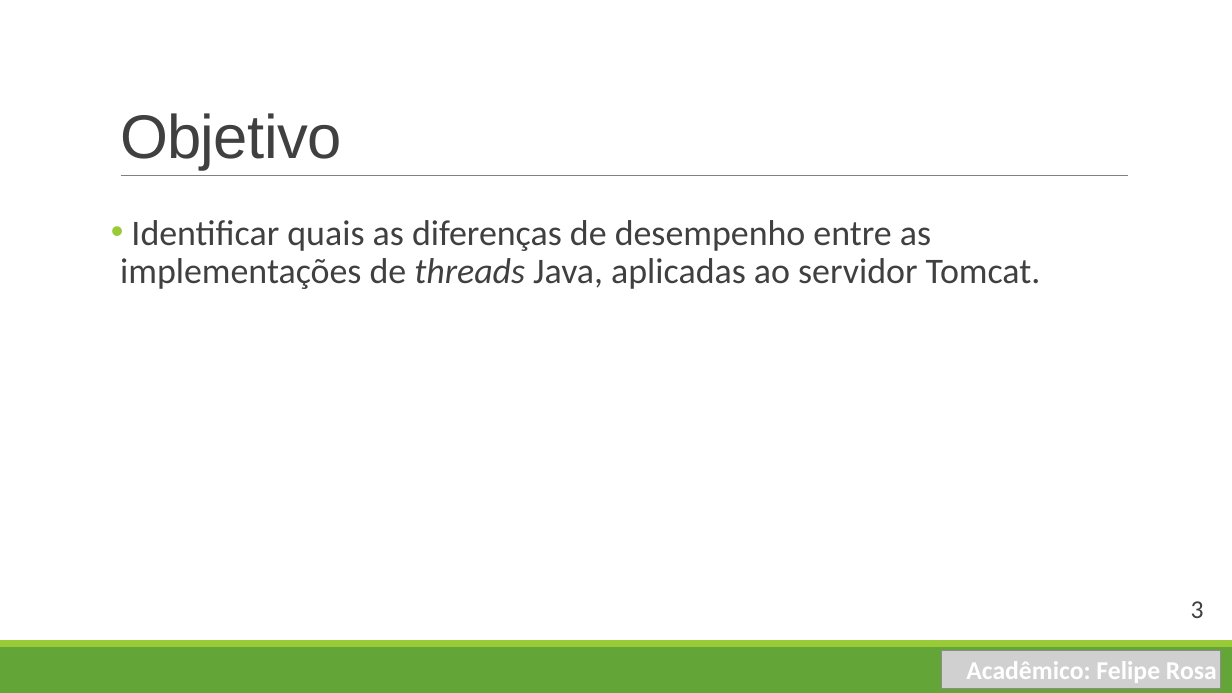
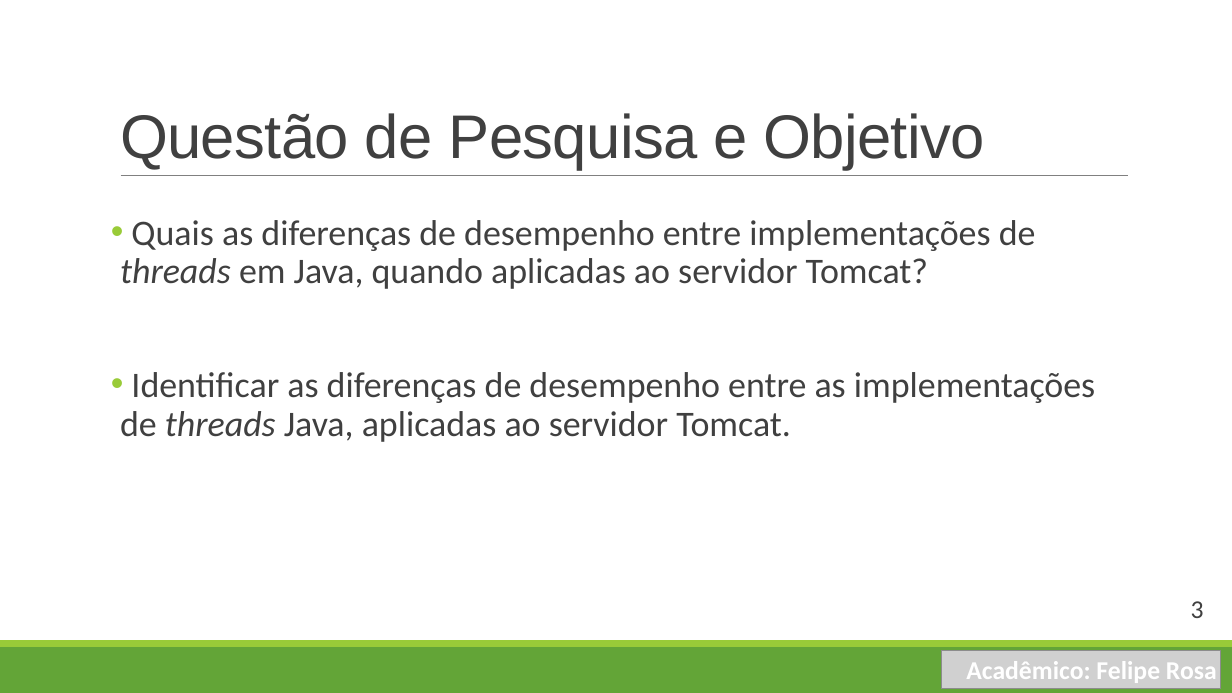
Before and after one commit to felpesrosa/tcc, a slide deck: slide 4 of Apresentação TCC - Felipe Rosa v2.pptx. Drawn at 1232x693 pixels with LibreOffice and Linux fonts; fonts in the diff are those of the drawing; grey boxes stand for pictures. Boxes give left, top, right and bottom in pixels: in the first picture for what was removed or moved away, otherwise in the second. Text is boxed around its words. In the diff, an @@ line names an element or a change of style, - is before the commit and + after.

Commit message:
atualizar apresentação

```diff
--- a/Apresentação TCC - Felipe Rosa v2.pptx
+++ b/Apresentação TCC - Felipe Rosa v2.pptx
@@ title at (x1=120, y1=113, x2=984, y2=170): text changed @@
-Objetivo
+Questão de Pesquisa e Objetivo
@@ text at (x1=120, y1=220, x2=1095, y2=442): text changed @@
-• Identificar quais as diferenças de desempenho entre as implementações de threads Java, aplicadas ao servidor Tomcat.
+• Quais as diferenças de desempenho entre implementações de threads em Java, quando aplicadas ao servidor Tomcat?
+• Identificar as diferenças de desempenho entre as implementações de threads Java, aplicadas ao servidor Tomcat.
```
